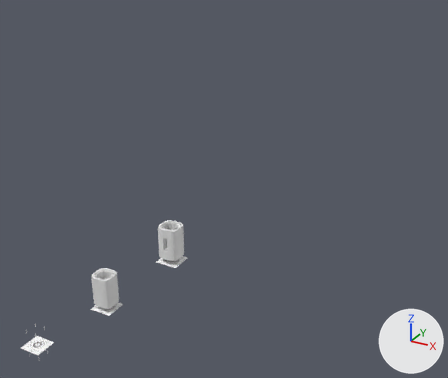
The Blender file speaker.blend, before and after one commit.
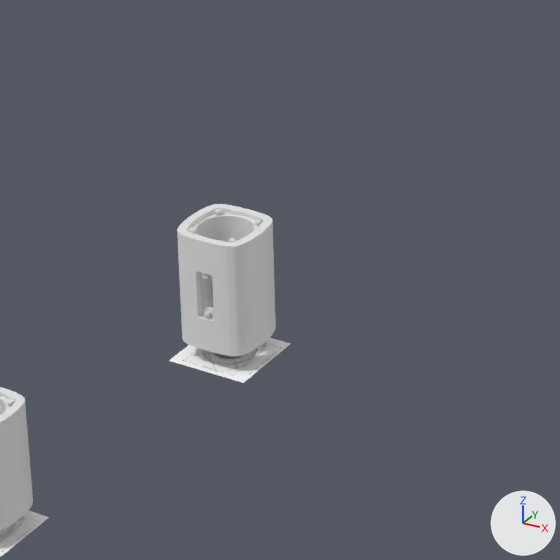
The first picture shows the older version from a camera (50 mm lens) standing at (2.19, -1.91, 2.04) and looking at (0.78, 0.66, 0.76). The close-ups show both versions on the part from 25% to 58% of the width and 44% to 83% of the height of that picture; other places that the commit changed are outside them. Every picture has the same lights, and +X, +Y and +Z are marked at lower right.

The older version as bpy lines, for what is in view:
```python
me_cube_001 = bpy.data.meshes.new('Cube.001')
me_cube_001.from_pydata(...)  # 36 vertices, 34 faces; spans x -1.03..1.03, y -1.08..1.08, z -0.79..0.52
me_cylinder_005 = bpy.data.meshes.new('Cylinder.005')
me_cylinder_005.from_pydata(...)  # 136 vertices, 134 faces; spans x -0.439..0.0, y 0.0..0.428, z 0.0..0.653
me_cylinder_007 = bpy.data.meshes.new('Cylinder.007')
me_cylinder_007.from_pydata(...)  # 48 vertices, 48 faces; spans x -19.82..-14.73, y 14.76..19.86, z 8.13..8.53
me_plane_001 = bpy.data.meshes.new('Plane.001')
me_plane_001.from_pydata(...)  # 4 vertices, 1 face; spans x -1.0..1.0, y -1.0..1.0, z 0.0
me_plane_001.materials.append(mat_material_001)  # picture img_dayton_pc83_8_jpg
ob_cylinder_002 = bpy.data.objects.new('Cylinder.002', me_cylinder_005)
ob_cylinder_002.location = (0.575, 0.465, 0.492)
ob_cylinder_002.scale = (0.131, 0.131, 0.131)
_m = ob_cylinder_002.modifiers.new('Mirror', 'MIRROR')
_m.use_axis = (True, True, True)
_m.use_mirror_merge = False
_m = ob_cylinder_002.modifiers.new('Boolean', 'BOOLEAN')
_m.object = ob_terminal_cutout
ob_plane_001 = bpy.data.objects.new('Plane.001', me_plane_001)
ob_plane_001.location = (0.296, 0.243, 0.123)
ob_plane_001.scale = (0.0624, 0.0616, 0.131)
ob_screwcap_001 = bpy.data.objects.new('screwcap.001', me_cylinder_007)
ob_screwcap_001.location = (0.575, 0.465, 0.492)
ob_screwcap_001.scale = (0.0019, 0.0019, 0.01)
_m = ob_screwcap_001.modifiers.new('Mirror', 'MIRROR')
_m.use_axis = (True, True, True)
_m.use_mirror_merge = False
ob_terminal_cutout = bpy.data.objects.new('terminal_cutout', me_cube_001)
ob_terminal_cutout.location = (0.575, 0.418, 0.492)
ob_terminal_cutout.rotation_euler = (1.571, 1.571, 0.0)  # degrees (90, 90, 0)
ob_terminal_cutout.scale = (0.035, 0.0125, 0.02)
ob_terminal_cutout.hide_set(True)  # wire or fog, not drawn
# also in view: 'Plane.002' at (0.58, 0.46, 0.38); 'Cylinder.001' at (0.29, 0.25, 0.24)
```
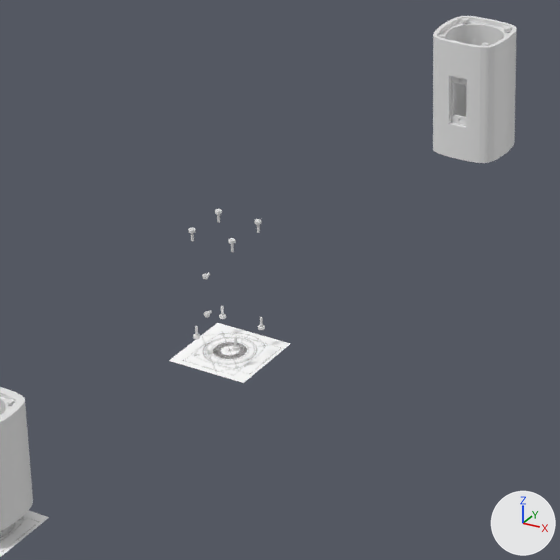
ob_terminal_cutout_001 is not drawn itself; it is used by a modifier of ob_cylinder_005.
ob_cylinder_006 is not drawn itself; it is used by a modifier of ob_cylinder_005.

Scene script edits in JSON lines:
```json
{"op": "add", "block": "me_cylinder_019", "code": ["me_cylinder_019 = bpy.data.meshes.new('Cylinder.019')", "me_cylinder_019.from_pydata(...)  # 64 vertices, 34 faces; spans x -0.0016..0.0016, y -0.0414..-0.0164, z 0.0279..0.031"]}
{"op": "add", "block": "me_cylinder_017", "code": ["me_cylinder_017 = bpy.data.meshes.new('Cylinder.017')", "me_cylinder_017.from_pydata(...)  # a 12-sided cylinder along z spanning x -18.28..-16.28, y 16.31..18.31, z 7.91..8.54"]}
{"op": "add", "block": "me_cylinder_016", "code": ["me_cylinder_016 = bpy.data.meshes.new('Cylinder.016')", "me_cylinder_016.from_pydata(...)  # 136 vertices, 134 faces; spans x -0.386..0.0, y 0.0..0.377, z 0.0..0.653"]}
{"op": "add", "block": "ob_cylinder_002", "code": "ob_cylinder_002.hide_set(True)  # wire or fog, not drawn"}
{"op": "add", "block": "ob_cylinder_006", "code": ["ob_cylinder_006 = bpy.data.objects.new('Cylinder.006', me_cylinder_019)", "ob_cylinder_006.location = (0.846, 0.673, 0.755)", "_m = ob_cylinder_006.modifiers.new('Mirror', 'MIRROR')", "_m.use_axis = (False, False, True)", "_m.use_mirror_merge = False", "ob_cylinder_006.hide_set(True)  # wire or fog, not drawn"]}
{"op": "add", "block": "ob_terminal_cutout_001", "code": ["ob_terminal_cutout_001 = bpy.data.objects.new('terminal_cutout.001', me_cube_001.copy())  # the mesh of ob_terminal_cutout", "ob_terminal_cutout_001.location = (0.846, 0.641, 0.755)", "ob_terminal_cutout_001.rotation_euler = (1.571, 1.571, 0.0)  # degrees (90, 90, 0)", "ob_terminal_cutout_001.scale = (0.035, 0.0125, 0.02)", "ob_terminal_cutout_001.hide_set(True)  # wire or fog, not drawn"]}
{"op": "add", "block": "ob_screwcap_002", "code": ["ob_screwcap_002 = bpy.data.objects.new('screwcap.002', me_cylinder_007.copy())  # the mesh of ob_screwcap_001", "ob_screwcap_002.location = (0.846, 0.685, 0.755)", "ob_screwcap_002.scale = (0.0019, 0.0019, 0.01)", "_m = ob_screwcap_002.modifiers.new('Mirror', 'MIRROR')", "_m.use_axis = (True, True, True)", "_m.use_mirror_merge = False"]}
{"op": "add", "block": "ob_screw_003", "code": ["ob_screw_003 = bpy.data.objects.new('screw.003', me_cylinder_017)", "ob_screw_003.location = (0.846, 0.685, 0.755)", "ob_screw_003.scale = (0.0019, 0.0019, 0.01)", "_m = ob_screw_003.modifiers.new('Mirror', 'MIRROR')", "_m.use_axis = (True, True, True)", "_m.use_mirror_merge = False"]}
{"op": "add", "block": "ob_cylinder_005", "code": ["ob_cylinder_005 = bpy.data.objects.new('Cylinder.005', me_cylinder_016)", "ob_cylinder_005.location = (0.846, 0.685, 0.755)", "ob_cylinder_005.scale = (0.131, 0.131, 0.131)", "_m = ob_cylinder_005.modifiers.new('Mirror', 'MIRROR')", "_m.use_axis = (True, True, True)", "_m.use_mirror_merge = False", "_m = ob_cylinder_005.modifiers.new('Boolean', 'BOOLEAN')", "_m.object = ob_terminal_cutout_001", "_m = ob_cylinder_005.modifiers.new('Boolean.001', 'BOOLEAN')", "_m.object = ob_cylinder_006"]}
```

Location of each change, (x1, y1, x2, y2) in pixels of the close-ups (560 x 560 px):
```json
{"object": "Cylinder.002", "change": "hidden", "before": [177, 204, 276, 356]}
{"object": "Cylinder.005", "change": "added", "after": [433, 16, 517, 163]}
{"object": "screwcap.002", "change": "added", "after": [439, 18, 511, 46]}
{"object": "screw.003", "change": "added", "after": [441, 19, 509, 45]}
```
